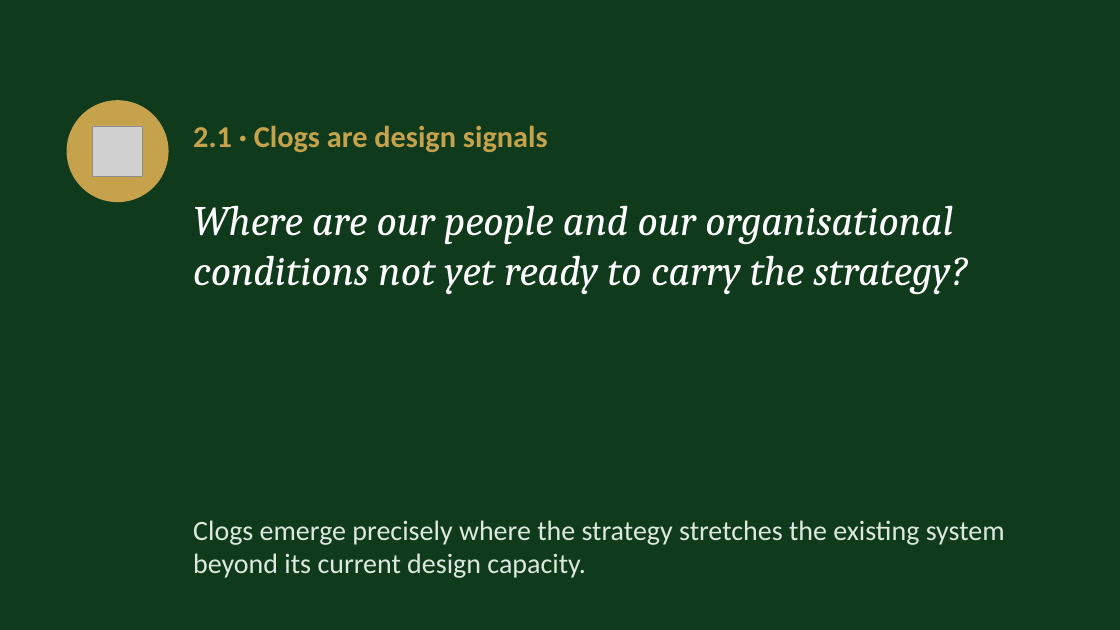
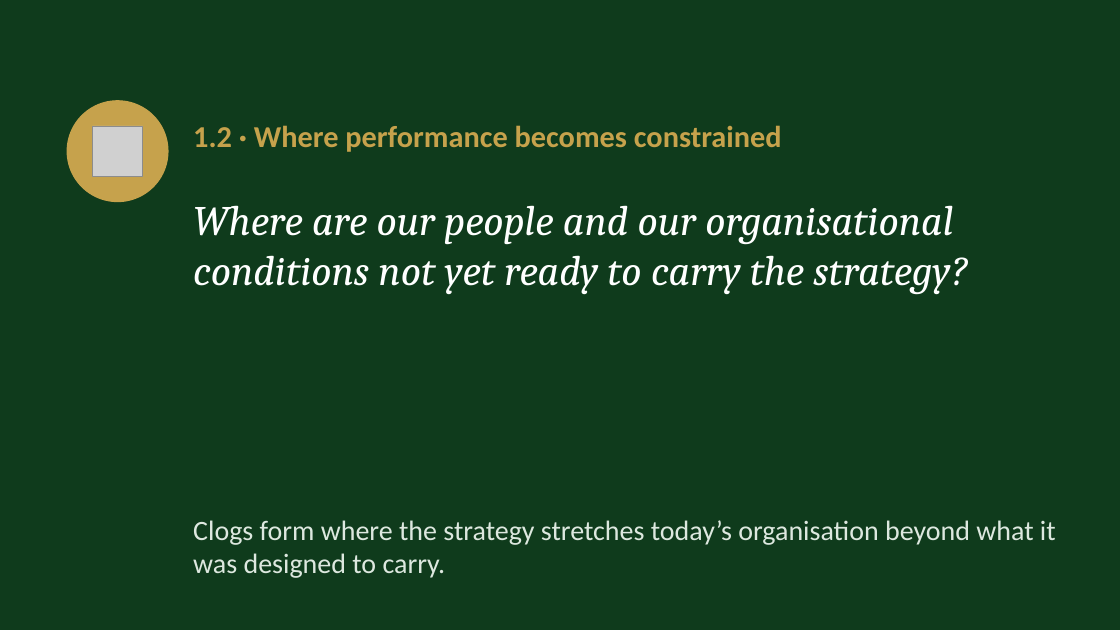
Before and after one commit to IBSL26/ibsl-platform, a slide deck: slide 6 of Unit decks/Unit 09 - Strategic Unclogging.pptx (slide 10 before the commit). Drawn at 1120x630 pixels with LibreOffice and Linux fonts; fonts in the diff are those of the drawing; grey boxes stand for pictures. Boxes give left, top, right and bottom in pixels: in the first picture for what was removed or moved away, otherwise in the second. Text is boxed around its words. In the diff, an @@ line names an element or a change of style, - is before the commit and + after.

```diff
--- a/Unit decks/Unit 09 - Strategic Unclogging.pptx
+++ b/Unit decks/Unit 09 - Strategic Unclogging.pptx
@@ text at [193, 125, 782, 152]: text changed @@
-2.1 · Clogs are design signals
+1.2 · Where performance becomes constrained
@@ text at [193, 520, 1056, 578]: text changed @@
-Clogs emerge precisely where the strategy stretches the existing system beyond its current design capacity.
+Clogs form where the strategy stretches today’s organisation beyond what it was designed to carry.
```
Also in this commit, not shown: 14 other slides changed, 1 slide added, 12 other files.
